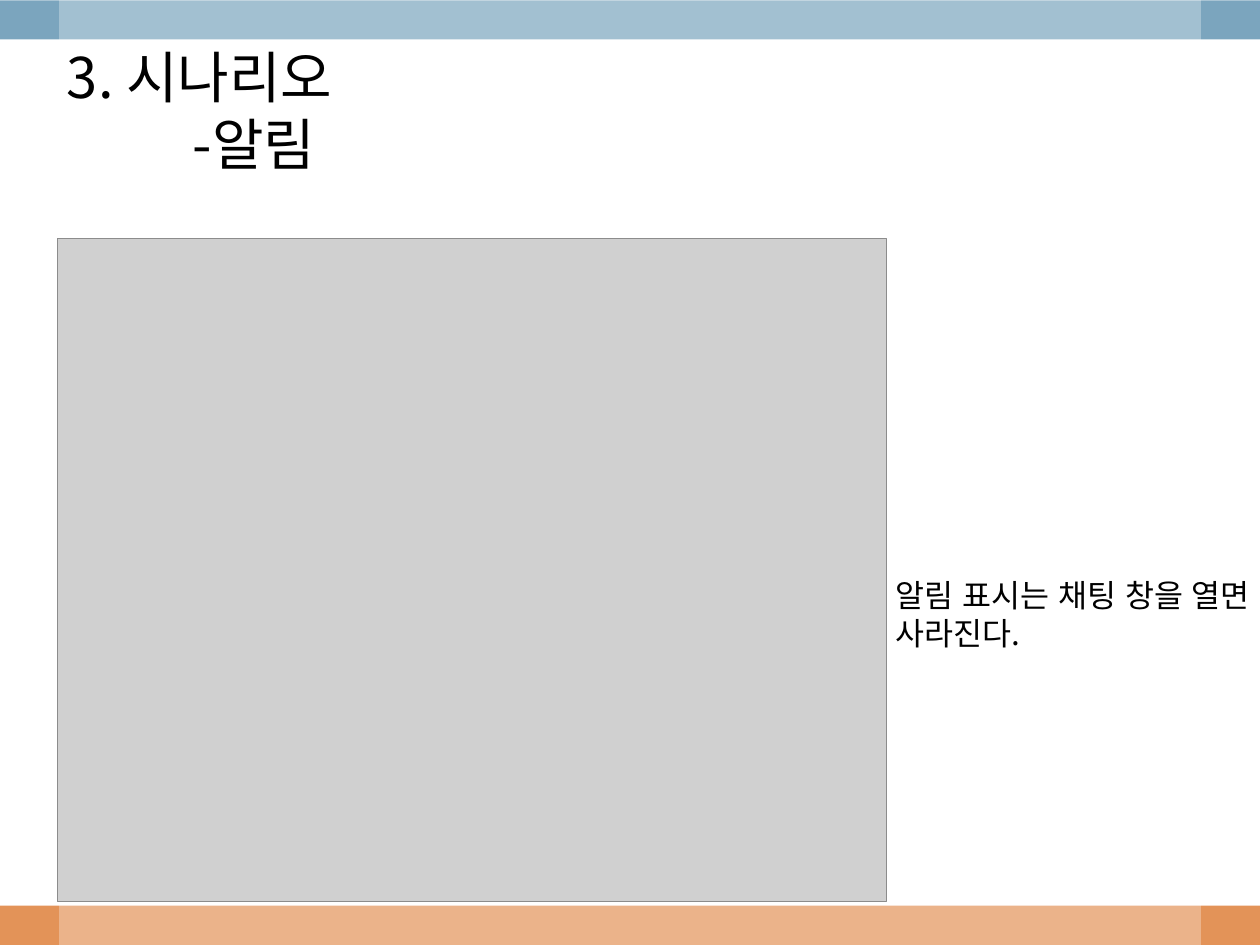
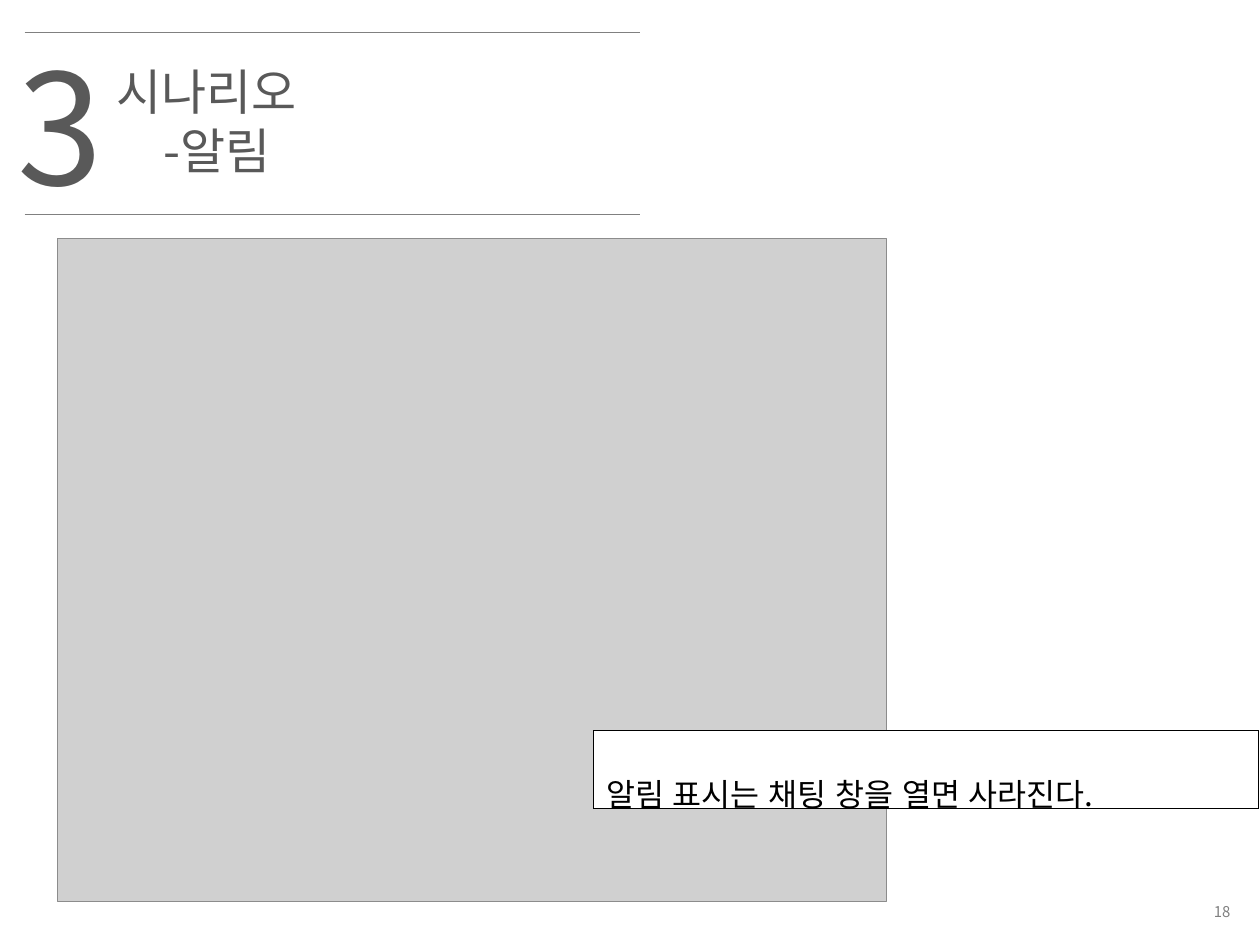
Before and after one commit to imjihun/EglobalStudy, a slide deck: slide 19 of ppt/chatting.pptx. Drawn at 1260x945 pixels with LibreOffice and Linux fonts; fonts in the diff are those of the drawing; grey boxes stand for pictures; background and template pictures are left out. Boxes give left, top, right and bottom in pixels: in the first picture for what was removed or moved away, otherwise in the second. Text is boxed around its words. In the diff, an @@ line names an element or a change of style, - is before the commit and + after.

```diff
--- a/ppt/chatting.pptx
+++ b/ppt/chatting.pptx
@@ rectangle removed at [0,0,1260,39] @@
@@ rectangle removed at [59,0,1201,945] @@
@@ text added at [17,32,102,215], 88 pt, text #595959 @@
+3
@@ line added from (25, 33) to (640, 33), #808080 0.75 pt @@
@@ text "시나리오": place and size @@
-text "시나리오" at [67,51,332,169]
+text "시나리오" at [117,69,297,172]
@@ text at [117,69,297,114]: text changed; size 32 to 28 pt; text colour #000000 to #595959 @@
-3. 시나리오
+시나리오
@@ text at [164,128,271,172]: size 32 to 28 pt, text colour #000000 to #595959 in "-알림"; indent changed @@
@@ line added from (25, 214) to (640, 214), #808080 0.75 pt @@
@@ rectangle "알림 표시는 채팅 창을 열면 ...": place and size @@
-rectangle "알림 표시는 채팅 창을 열면 ..." at [896,580,1250,648]
+rectangle "알림 표시는 채팅 창을 열면 ..." at [593,731,1259,809]
@@ rectangle "알림 표시는 채팅 창을 열면 ..." at [593,731,1259,809]: line spacing 1 to 2; fill none to #FFFFFF; outline none to #000000 0.75 pt @@
@@ rectangle removed at [0,906,1260,945] @@
@@ page number added at [1214,906,1231,917], 8.5 pt, text #808080 @@
+18
```
Also in this commit, not shown: 31 other slides changed, 2 slides added, 1 slide removed, 1 other file.
